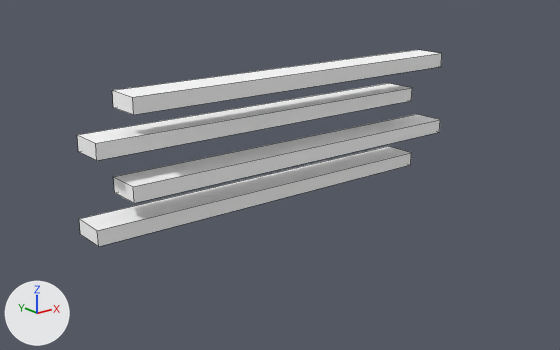
The OBJ model src/main/resources/assets/myvillage/models/equipment/forging/bench_helmet_0.obj as it was, and as the next commit left it.
One viewpoint serves both versions: a 50 mm camera at (-0.348, -1.552, 0.459) aimed at (0.482, -0.515, 0.044). Lighting does not change. The marker at lower left points along +X, +Y and +Z. The first picture is the older version. Mesh edges are drawn as thin lines. Where no turn or scale is listed for an object, it has been applied to the vertices. Vertices at exactly the same position are counted once.

In view in the first picture: 'bench_helmet_0'.
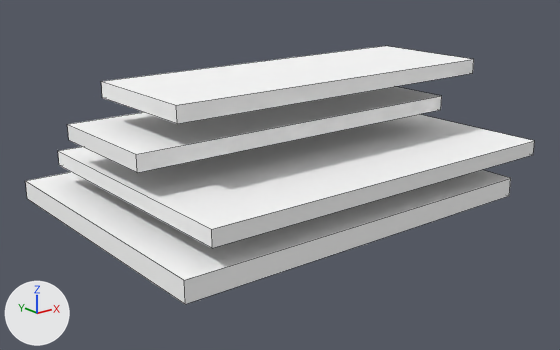
The change, as a diff of the scene's bpy script:
```diff
--- a/src/main/resources/assets/myvillage/models/equipment/forging/bench_helmet_0.obj.py
+++ b/src/main/resources/assets/myvillage/models/equipment/forging/bench_helmet_0.obj.py
@@ me_bench_helmet_0 @@
 # used by ob_bench_helmet_0; location = (0.0, 0.0, 0.0)
-me_bench_helmet_0.from_pydata(...)  # 32 vertices, 24 faces; spans x 0.125..0.875, y -0.547..-0.453, z 0.0..0.23
+me_bench_helmet_0.from_pydata(...)  # 32 vertices, 24 faces; spans x 0.125..0.875, y -0.768..-0.232, z 0.0..0.232
+# me_bench_helmet_0 part 1: the loose piece of 8 vertices spanning x 0.125..0.826, y -0.517..-0.453, z 0.0..0.026 is scaled about its middle by (0.988, 8.32, 1.3), then moved by (-0.004, -0.013, 0.004)
+# me_bench_helmet_0 part 2: the loose piece of 8 vertices spanning x 0.174..0.875, y -0.547..-0.483, z 0.068..0.094 is scaled about its middle by (1.01, 7.49, 1.01), then moved by (-0.004, -0.013, 0.001)
+# me_bench_helmet_0 part 3: the loose piece of 8 vertices spanning x 0.133..0.818, y -0.517..-0.453, z 0.136..0.162 is scaled about its middle by (0.944, 3.57, 1.01), then moved by (-0.004, -0.013, 0.002)
+# me_bench_helmet_0 part 4: the loose piece of 8 vertices spanning x 0.182..0.867, y -0.547..-0.483, z 0.204..0.23 is scaled about its middle by (0.944, 3.57, 1.01), then moved by (-0.004, -0.013, 0.002)
 me_bench_helmet_0.materials.append(mat_m0)
```

Where the change shows, as pixel boxes [x1, y1, x2, y2] in the pictures (560 x 350 px; the box of a moved part takes in the faces that stretch with it):
'bench_helmet_0', reshaped (39% wider, 31% taller): before [77, 50, 442, 246]; after [26, 46, 534, 304]
part 1 of me_bench_helmet_0, moved or reshaped: before [79, 146, 411, 246]; after [26, 170, 511, 304]
part 2 of me_bench_helmet_0, moved or reshaped: before [114, 114, 440, 203]; after [58, 114, 534, 248]
part 3 of me_bench_helmet_0, moved or reshaped: before [77, 83, 412, 161]; after [67, 87, 442, 173]
part 4 of me_bench_helmet_0, moved or reshaped: before [112, 50, 442, 115]; after [101, 46, 474, 124]
